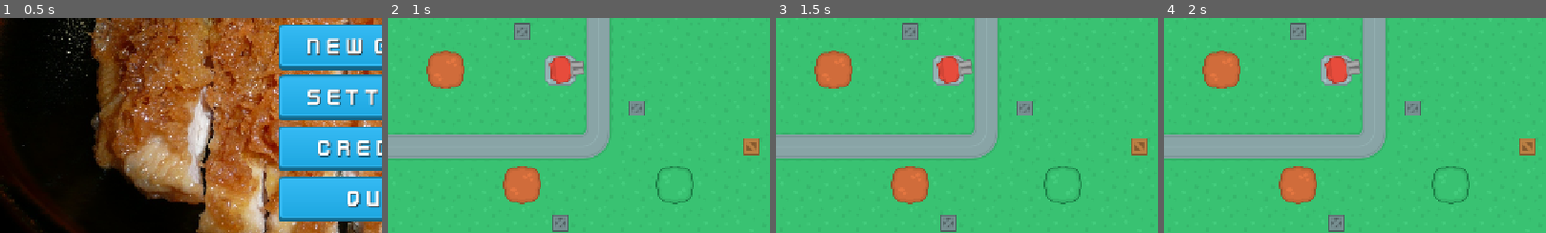
Above: before the commit, frames 1-4 (left to right).
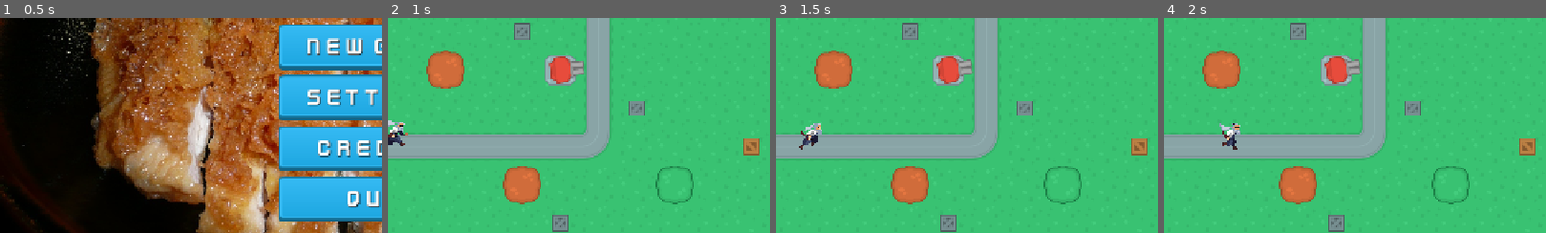
Above: after the commit, the same moments.

Repository: lukeai-tan/nanban-requiem-orbital
Game: Godot game, scene res://SceneHandler.tscn
Same seed, same stepped clock (60 frames per second), same inputs: the game is played once before the commit and once after it.
Inputs (mouse positions are % of the whole screen's width and height, from its top left):
- Up to frame 1 (0.5 s): no input
- Up to frame 2 (1 s): click "New Game" at 0.5 s
- Up to frame 3 (1.5 s): move the mouse to (72, 45) at 1.27 s
- Up to frame 4 (2 s): no input
The pictures show only the part of the screen within x 0-50%, y 46-96%; the shares and areas given below are measured in that part.

Frame 1 is identical in both runs. In frame 2, 0.4% of the frame differs, in the area x 0-6%, y 47-60%; in frame 3, 0.4%; in frame 4, 0.4%.

Commit message:
added path and path following
samurai enemy can now follow the path on map1

Diff:
--- a/Scenes/Enemies/Samurai.tscn
+++ b/Scenes/Enemies/Samurai.tscn
@@ -1,6 +1,23 @@
 [gd_scene load_steps=5 format=3 uid="uid://m51jybugxjhq"]
 
 [ext_resource type="Texture2D" uid="uid://c07ck0n3xwxf1" path="res://Assets/Enemies/samurai_running.png" id="1_5yni6"]
+
+[sub_resource type="Animation" id="Animation_x24qx"]
+resource_name = "running_right"
+length = 1.6
+loop_mode = 1
+tracks/0/type = "value"
+tracks/0/imported = false
+tracks/0/enabled = true
+tracks/0/path = NodePath(".:frame")
+tracks/0/interp = 1
+tracks/0/loop_wrap = true
+tracks/0/keys = {
+"times": PackedFloat32Array(0, 0.1, 0.2, 0.3, 0.5, 0.6, 0.7, 0.8, 0.9, 1, 1.1, 1.2, 1.3, 1.4, 1.5, 1.6),
+"transitions": PackedFloat32Array(1, 1, 1, 1, 1, 1, 1, 1, 1, 1, 1, 1, 1, 1, 1, 1),
+"update": 1,
+"values": [0, 1, 2, 3, 4, 5, 6, 7, 8, 9, 10, 11, 12, 13, 14, 15]
+}
 
 [sub_resource type="Animation" id="Animation_n58dq"]
 length = 1.5
@@ -18,26 +35,9 @@
 "values": [0, 1, 2, 3, 4, 5, 6, 7, 8, 9, 10, 11, 12, 13, 14, 15]
 }
 
-[sub_resource type="Animation" id="Animation_x24qx"]
-resource_name = "running_right"
-length = 1.6
-loop_mode = 1
-tracks/0/type = "value"
-tracks/0/imported = false
-tracks/0/enabled = true
-tracks/0/path = NodePath(".:frame")
-tracks/0/interp = 1
-tracks/0/loop_wrap = true
-tracks/0/keys = {
-"times": PackedFloat32Array(0, 0.1, 0.3, 0.4, 0.5, 0.6, 0.7, 0.8, 0.9, 1, 1.1, 1.2, 1.3, 1.4, 1.5, 1.6),
-"transitions": PackedFloat32Array(1, 1, 1, 1, 1, 1, 1, 1, 1, 1, 1, 1, 1, 1, 1, 1),
-"update": 1,
-"values": [0, 1, 2, 3, 4, 5, 6, 7, 8, 9, 10, 11, 12, 13, 14, 15]
-}
-
 [sub_resource type="AnimationLibrary" id="AnimationLibrary_w887p"]
 _data = {
-&"RESET": SubResource("Animation_n58dq"),
+&"run_right": SubResource("Animation_n58dq"),
 &"running_right": SubResource("Animation_x24qx")
 }
 
--- /dev/null
+++ b/Scenes/Enemies/SamuraiNew.tscn
@@ -0,0 +1,59 @@
+[gd_scene load_steps=6 format=3 uid="uid://d0ob18xomnsv2"]
+
+[ext_resource type="PackedScene" uid="uid://m51jybugxjhq" path="res://Scenes/Enemies/Samurai.tscn" id="1_hwa6x"]
+
+[sub_resource type="Animation" id="Animation_n58dq"]
+length = 1.5
+loop_mode = 1
+tracks/0/type = "value"
+tracks/0/imported = false
+tracks/0/enabled = true
+tracks/0/path = NodePath(".:frame")
+tracks/0/interp = 1
+tracks/0/loop_wrap = true
+tracks/0/keys = {
+"times": PackedFloat32Array(0, 0.1, 0.2, 0.3, 0.4, 0.5, 0.6, 0.7, 0.8, 0.9, 1, 1.1, 1.2, 1.3, 1.4, 1.5),
+"transitions": PackedFloat32Array(1, 1, 1, 1, 1, 1, 1, 1, 1, 1, 1, 1, 1, 1, 1, 1),
+"update": 1,
+"values": [0, 1, 2, 3, 4, 5, 6, 7, 8, 9, 10, 11, 12, 13, 14, 15]
+}
+
+[sub_resource type="Animation" id="Animation_x24qx"]
+resource_name = "running_right"
+length = 1.6
+loop_mode = 1
+tracks/0/type = "value"
+tracks/0/imported = false
+tracks/0/enabled = true
+tracks/0/path = NodePath(".:frame")
+tracks/0/interp = 1
+tracks/0/loop_wrap = true
+tracks/0/keys = {
+"times": PackedFloat32Array(0, 0.1, 0.3, 0.4, 0.5, 0.6, 0.7, 0.8, 0.9, 1, 1.1, 1.2, 1.3, 1.4, 1.5, 1.6),
+"transitions": PackedFloat32Array(1, 1, 1, 1, 1, 1, 1, 1, 1, 1, 1, 1, 1, 1, 1, 1),
+"update": 1,
+"values": [0, 1, 2, 3, 4, 5, 6, 7, 8, 9, 10, 11, 12, 13, 14, 15]
+}
+
+[sub_resource type="AnimationLibrary" id="AnimationLibrary_w887p"]
+_data = {
+&"RESET": SubResource("Animation_n58dq"),
+&"running_right": SubResource("Animation_x24qx")
+}
+
+[sub_resource type="RectangleShape2D" id="RectangleShape2D_g63h8"]
+size = Vector2(34, 34)
+
+[node name="Samurai" type="CharacterBody2D"]
+
+[node name="SamuraiSprite" parent="." instance=ExtResource("1_hwa6x")]
+
+[node name="SamuraiAnimation" type="AnimationPlayer" parent="."]
+root_node = NodePath("../SamuraiSprite")
+libraries = {
+&"": SubResource("AnimationLibrary_w887p")
+}
+
+[node name="Hitbox" type="CollisionShape2D" parent="."]
+position = Vector2(4, 17)
+shape = SubResource("RectangleShape2D_g63h8")
--- a/Scenes/Maps/Map1.tscn
+++ b/Scenes/Maps/Map1.tscn
@@ -1,10 +1,18 @@
-[gd_scene load_steps=6 format=4 uid="uid://b1ptux668fjj2"]
+[gd_scene load_steps=9 format=4 uid="uid://b1ptux668fjj2"]
 
 [ext_resource type="TileSet" uid="uid://cf0oeugm6g4ml" path="res://Resources/Tilesets/ground_grass.tres" id="1_66ww1"]
 [ext_resource type="TileSet" uid="uid://blubtqs7tphi1" path="res://Resources/Tilesets/path.tres" id="2_3atk3"]
 [ext_resource type="TileSet" uid="uid://s88v4in7hdi7" path="res://Resources/Tilesets/props.tres" id="3_bp0wf"]
 [ext_resource type="PackedScene" uid="uid://cljsgi0uutk64" path="res://Scenes/Towers/RangedTower1.tscn" id="4_bp0wf"]
 [ext_resource type="PackedScene" uid="uid://vjype0tn26a4" path="res://Scenes/Towers/RangedTower2.tscn" id="5_kkfd8"]
+[ext_resource type="Script" uid="uid://ul8htjrpjroh" path="res://Scenes/Maps/PathFollowing.gd" id="6_ufnsk"]
+[ext_resource type="PackedScene" uid="uid://d0ob18xomnsv2" path="res://Scenes/Enemies/SamuraiNew.tscn" id="7_g86u4"]
+
+[sub_resource type="Curve2D" id="Curve2D_bp0wf"]
+_data = {
+"points": PackedVector2Array(0, 0, 0, 0, -64, 543, -32.6014, -0.263331, 32.6014, 0.263331, 320, 544, 0, 0, 0, 0, 353, 511, 0.312146, 34.023, -0.312146, -34.023, 352, 256, -0.435258, 0.652887, 0.435258, -0.652887, 384, 224, 0, 0, 0, 0, 640, 224, 0, -38.5203, 0, 38.5203, 672, 256, 0.478784, -40.936, -0.478784, 40.936, 672, 576, 0, 0, 0, 0, 704, 608, 0, 0, 0, 0, 832, 608, -0.700988, 39.9563, 0.700988, -39.9563, 864, 575, 0.197845, 37.1948, -0.197845, -37.1948, 864, 192, 0, 0, 0, 0, 896, 159, 0, 0, 0, 0, 1407, 159)
+}
+point_count = 14
 
 [node name="Map1" type="Node2D"]
 
@@ -27,3 +35,15 @@
 
 [node name="RangedTower2" parent="Towers" instance=ExtResource("5_kkfd8")]
 position = Vector2(288, 416)
+
+[node name="Path2D" type="Path2D" parent="."]
+curve = SubResource("Curve2D_bp0wf")
+
+[node name="PathFollow2D" type="PathFollow2D" parent="Path2D"]
+position = Vector2(-64, 543)
+rotation = 0.00260416
+script = ExtResource("6_ufnsk")
+
+[node name="Samurai" parent="Path2D/PathFollow2D" instance=ExtResource("7_g86u4")]
+position = Vector2(22.8827, -45.0597)
+scale = Vector2(1.5, 1.5)
--- /dev/null
+++ b/Scenes/Maps/PathFollowing.gd
@@ -0,0 +1,14 @@
+extends PathFollow2D
+
+@export var speed: float = 100.0
+var last_position: Vector2
+
+func _ready():
+	last_position = global_position
+	var enemy = get_node("Samurai")
+	if enemy and enemy.has_node("SamuraiAnimation"):
+		enemy.get_node("SamuraiAnimation").play("RESET")
+
+func _process(delta):
+	progress += speed * delta
+	last_position = global_position
Not shown, added: Scenes/Maps/PathFollowing.gd.uid
